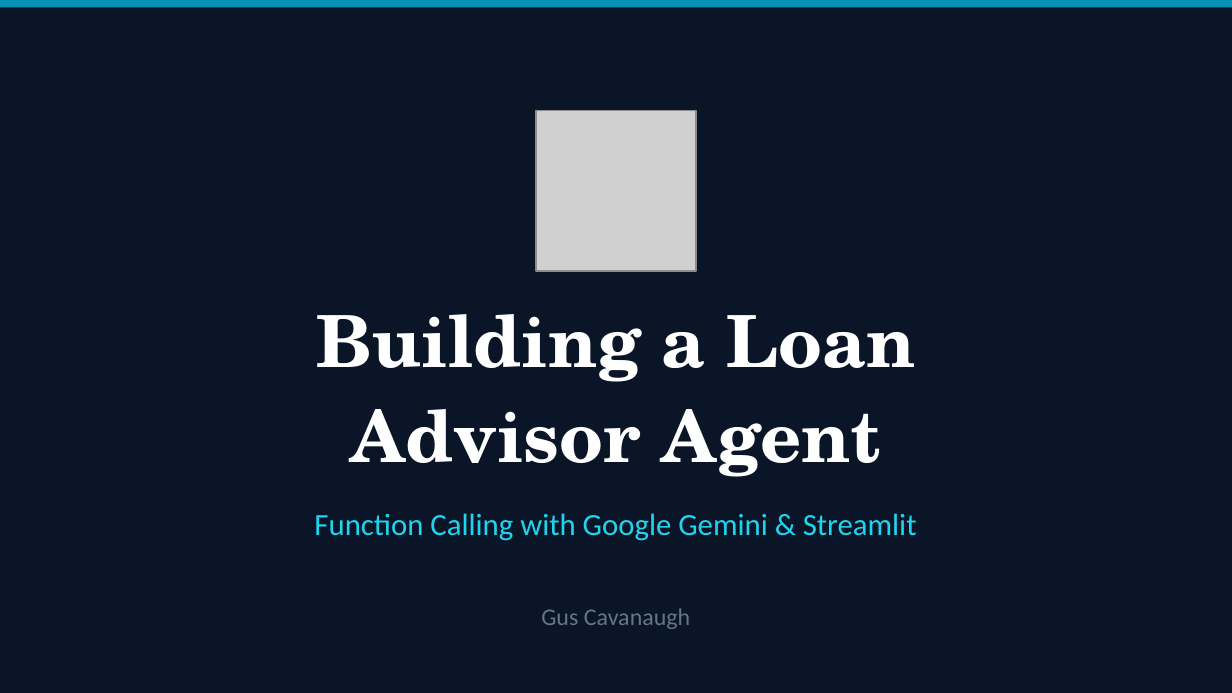
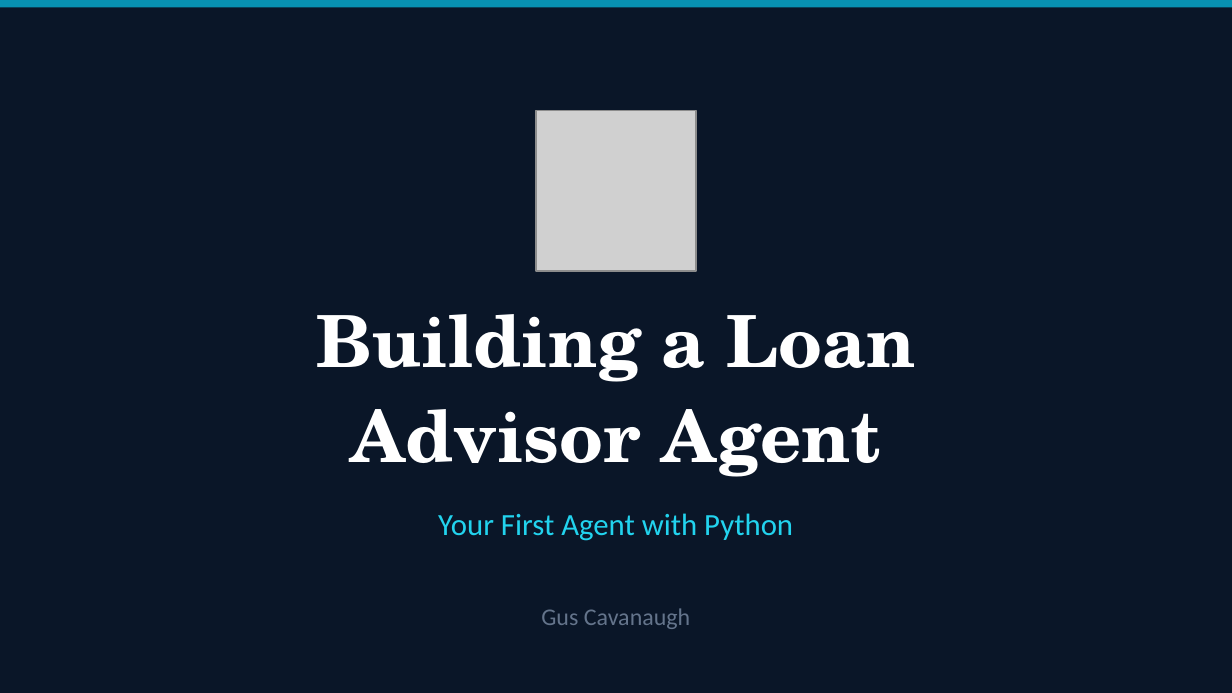
Before and after one commit to Gcav66/basic_loan_advisor_agent, a slide deck: slide 1 of loan_advisor_tutorial.pptx. Drawn at 1232x693 pixels with LibreOffice and Linux fonts; fonts in the diff are those of the drawing; grey boxes stand for pictures. Boxes give left, top, right and bottom in pixels: in the first picture for what was removed or moved away, otherwise in the second. Text is boxed around its words. In the diff, an @@ line names an element or a change of style, - is before the commit and + after.

```diff
--- a/loan_advisor_tutorial.pptx
+++ b/loan_advisor_tutorial.pptx
@@ text at <box>438,513,793,541</box>: text changed @@
-Function Calling with Google Gemini & Streamlit
+Your First Agent with Python
```
Also in this commit, not shown: 3 other slides changed, 21 slides added.
